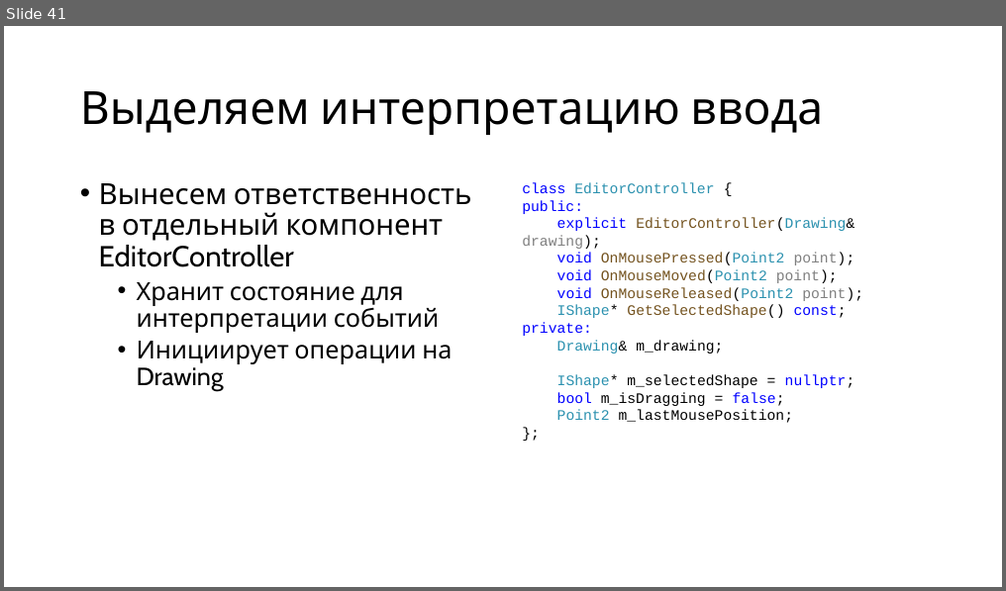
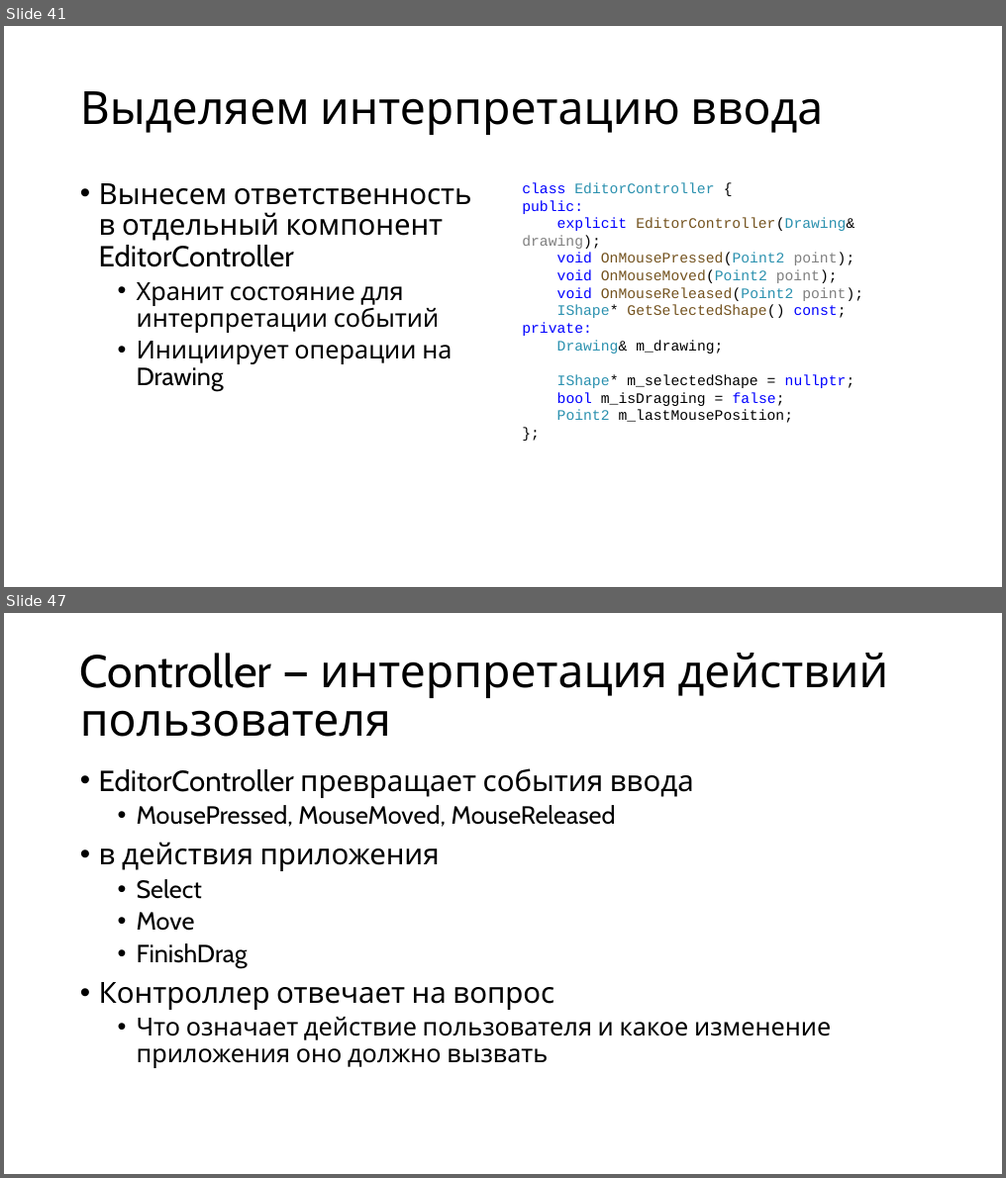
Before and after one commit to alexey-malov/ood, a slide deck: lectures/new/03. gui-app-design/gui-app-design.pptx. Shown one above the other, each under a label of ours: slide 41 before the commit, slides 41 and 47 after it; the slides between them are not shown. The pictures are 1006x591 and 1006x1178 pixels, drawn with LibreOffice and Linux fonts; fonts in the diff are those of the drawing. Boxes give left, top, right and bottom in pixels: in the first picture for what was removed or moved away, otherwise in the second. Text is boxed around its words. In the diff, an @@ line names an element or a change of style, - is before the commit and + after.

```diff
--- a/lectures/new/03. gui-app-design/gui-app-design.pptx
+++ b/lectures/new/03. gui-app-design/gui-app-design.pptx
@@ slide 47 added at <box>4,613,1002,1174</box>, background #FFFFFF @@
@@ title added at <box>80,653,889,737</box>, 44 pt, text #000000 @@
+Controller — интерпретация действий пользователя
@@ text added at <box>99,768,831,1068</box>, 24 pt, text #000000 @@
+• EditorController превращает события ввода
+  • MousePressed, MouseMoved, MouseReleased
+• в действия приложения
+  • Select
+  • Move
+  • FinishDrag
+• Контроллер отвечает на вопрос
+  • Что означает действие пользователя и какое изменение приложения оно должно вызвать
```
Also in this commit, not shown: 2 slides changed, 35 other slides added, 4 slides removed, 6 other files.
